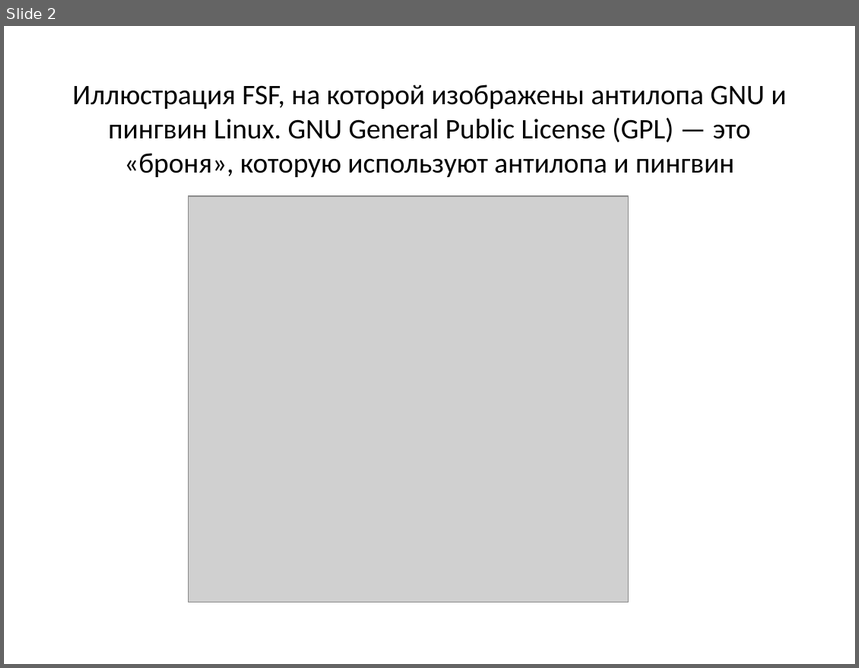
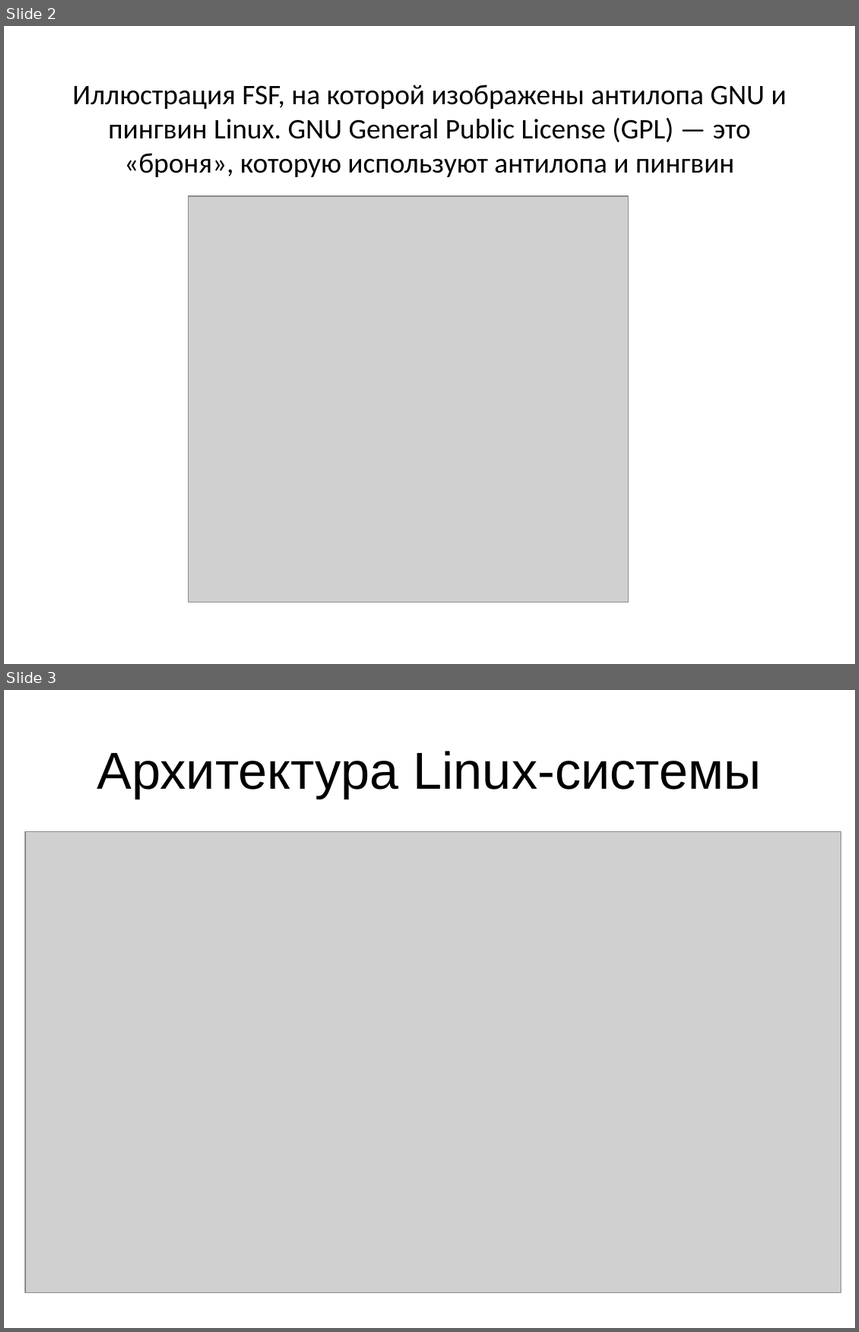
Before and after one commit to stden/cpp-labs, a slide deck: OS/Linux.ppt. Shown one above the other, each under a label of ours: slide 2 before the commit, slides 2 and 3 after it. The pictures are 859x668 and 859x1332 pixels, drawn with LibreOffice and Linux fonts; fonts in the diff are those of the drawing; grey boxes stand for pictures. Boxes give left, top, right and bottom in pixels: in the first picture for what was removed or moved away, otherwise in the second. Text is boxed around its words. In the diff, an @@ line names an element or a change of style, - is before the commit and + after.

```diff
--- a/OS/Linux.ppt
+++ b/OS/Linux.ppt
@@ slide 3 added at box(4, 690, 855, 1328), background #FFFFFF @@
@@ title added at box(97, 751, 762, 799), 44 pt, text #000000 @@
+Архитектура Linux-системы
@@ picture added at box(25, 832, 841, 1293) @@
```
Also in this commit, not shown: 1 slide removed, 1 other file.
